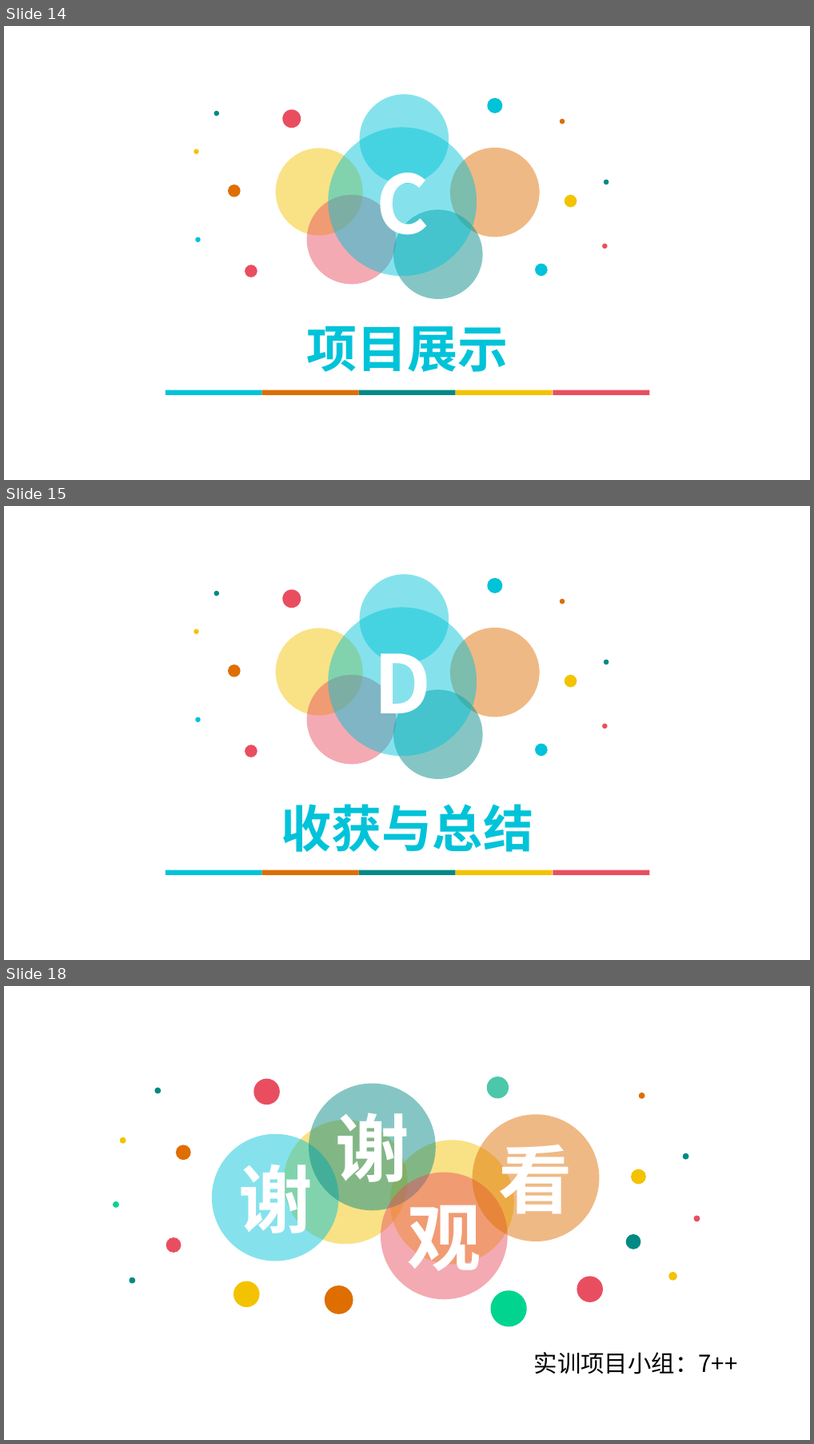
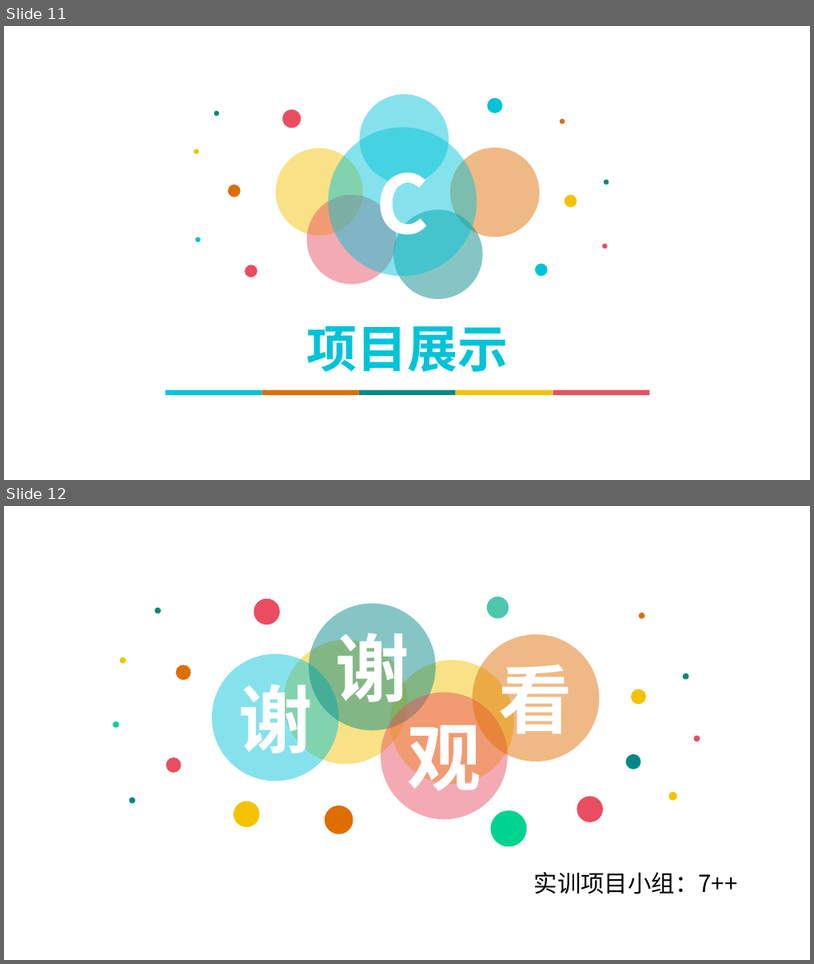
Before and after one commit to liuxiaoqian0724/7plusplus_Project, a slide deck: 2019大三下学期项目展示成果/青蓝家教.pptx. Shown one above the other, each under a label of ours: slides 14, 15 and 18 before the commit, slides 11 and 12 after it; the slides between them are not shown. The pictures are 814x1444 and 814x964 pixels, drawn with LibreOffice and Linux fonts; fonts in the diff are those of the drawing; background and template pictures are left out. Boxes give left, top, right and bottom in pixels: in the first picture for what was removed or moved away, otherwise in the second. Text is boxed around its words. In the diff, an @@ line names an element or a change of style, - is before the commit and + after.

```diff
--- a/2019大三下学期项目展示成果/青蓝家教.pptx
+++ b/2019大三下学期项目展示成果/青蓝家教.pptx
@@ slide 15 removed at <box>4,506,810,960</box>, background picture (left out) @@
@@ ellipse removed at <box>360,574,450,664</box> @@
@@ ellipse removed at <box>214,591,218,596</box> @@
@@ ellipse removed at <box>283,589,301,608</box> @@
@@ ellipse removed at <box>487,578,502,593</box> @@
@@ ellipse removed at <box>560,599,565,604</box> @@
@@ ellipse removed at <box>328,607,477,756</box> @@
-D
@@ ellipse removed at <box>194,629,198,634</box> @@
@@ ellipse removed at <box>276,628,362,716</box> @@
@@ ellipse removed at <box>450,628,540,717</box> @@
@@ ellipse removed at <box>228,664,241,677</box> @@
@@ ellipse removed at <box>604,660,609,664</box> @@
@@ ellipse removed at <box>307,675,397,764</box> @@
@@ ellipse removed at <box>394,690,483,780</box> @@
@@ ellipse removed at <box>565,675,578,688</box> @@
@@ ellipse removed at <box>196,717,201,722</box> @@
@@ ellipse removed at <box>245,745,258,758</box> @@
@@ ellipse removed at <box>535,743,548,756</box> @@
@@ ellipse removed at <box>603,723,608,728</box> @@
@@ text removed at <box>282,804,534,852</box> @@
-收获与总结
@@ group removed at <box>166,870,650,875</box>: 5 rectangles @@
@@ what was slide 14 is now slide 11 @@
@@ what was slide 18 is now slide 12 @@
```
Also in this commit, not shown: 4 slides changed, 6 slides added, 11 other slides removed, 6 other files.
